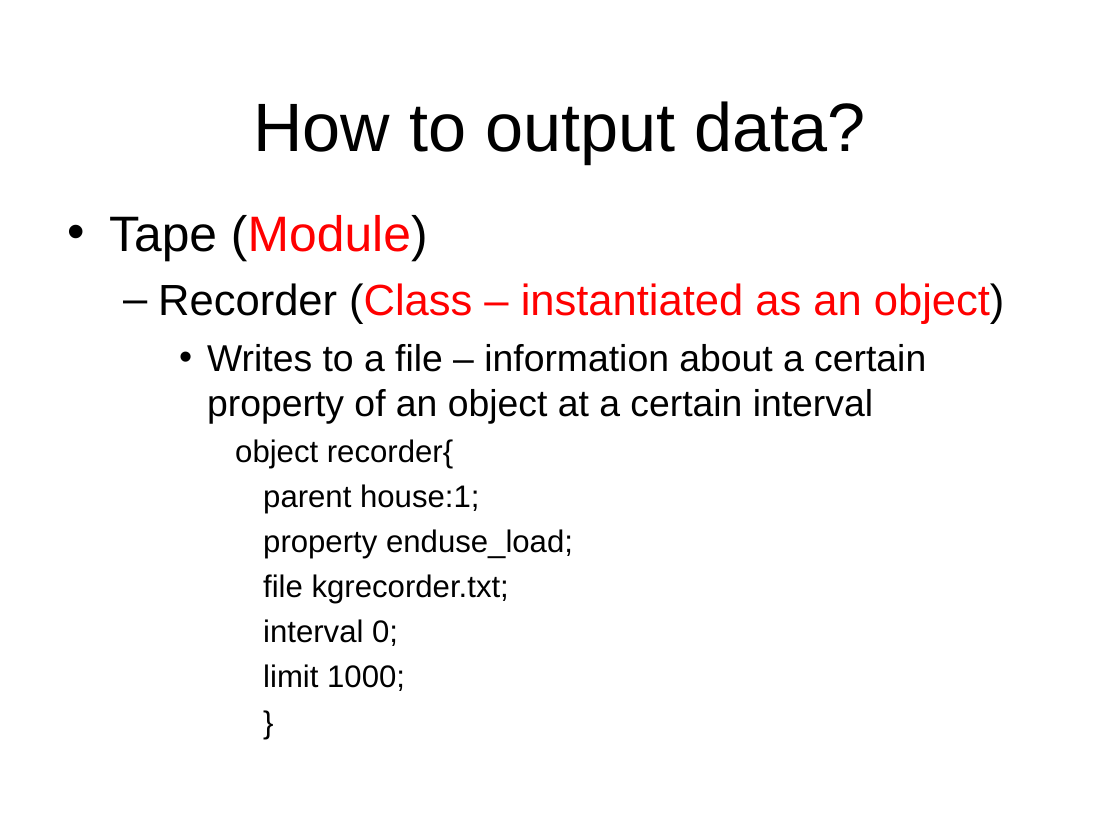
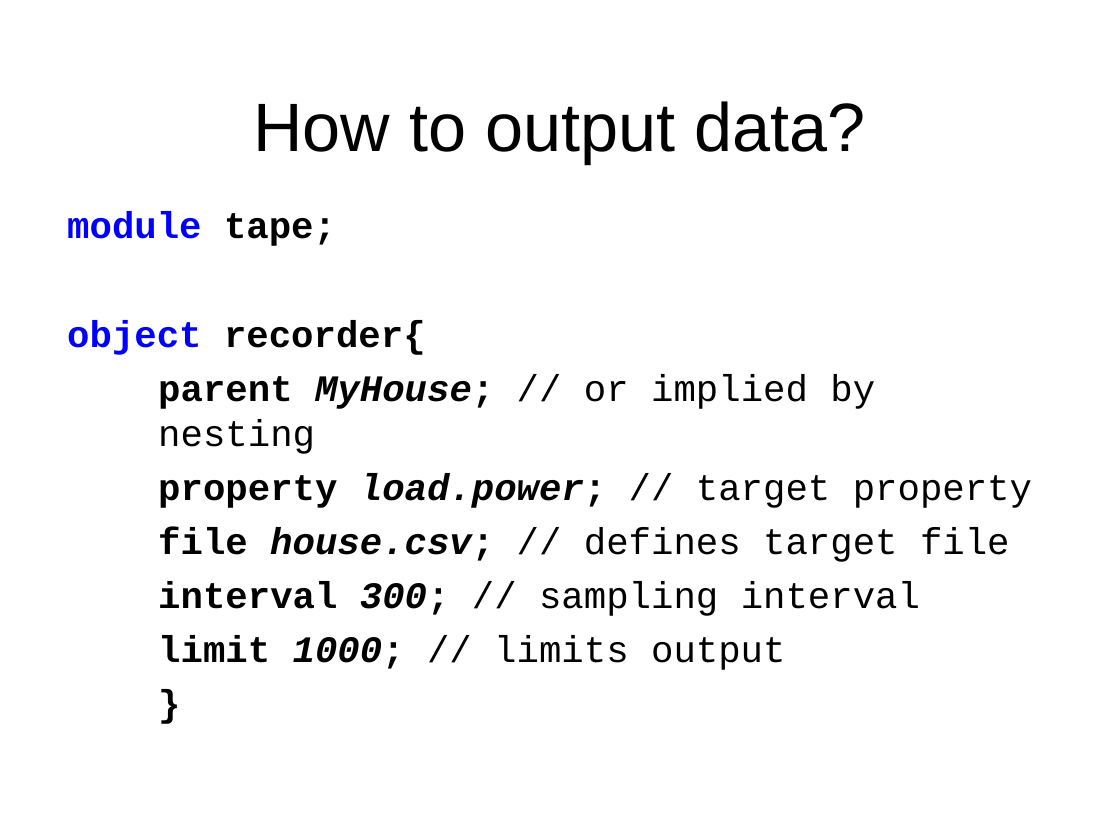
Before and after one commit to gridlab-d/course, a slide deck: slide 22 of 1.1 - What is GridLAB-D.pps (slide 19 before the commit). Drawn at 1120x840 pixels with LibreOffice and Linux fonts; fonts in the diff are those of the drawing; background and template pictures are left out. Boxes give left, top, right and bottom in pixels: in the first picture for what was removed or moved away, otherwise in the second. Text is boxed around its words. In the diff, an @@ line names an element or a change of style, - is before the commit and + after.

```diff
--- a/1.1 - What is GridLAB-D.pps
+++ b/1.1 - What is GridLAB-D.pps
@@ text at (67,212,336,246): text changed; font Arial to Courier New; text colour #000000 to #0000FF; bold on @@
-• Tape (Module)
-  – Recorder (Class – instantiated as an object)
-    • Writes to a file – information about a certain property of an object at a certain interval
+module tape;
@@ text at (67,320,426,355): size 20 to 24 pt, font Arial to Courier New, bold on in "object recorder{", "}"; text colour #000000 to #0000FF in "object"; list level 4 to 1 in "object recorder{"; list level 4 to 2 in "}" @@
@@ text at (158,374,1032,670): text changed; size 20 to 24 pt; font Arial to Courier New @@
-      parent house:1;
-      property enduse_load;
-      file kgrecorder.txt;
-      interval 0;
-      limit 1000;
+  parent MyHouse; // or implied by nesting
+  property load.power; // target property
+  file house.csv; // defines target file
+  interval 300; // sampling interval
+  limit 1000; // limits output
```
Also in this commit, not shown: 13 other slides changed, 1 slide added, 1 slide removed, 4 other files.
